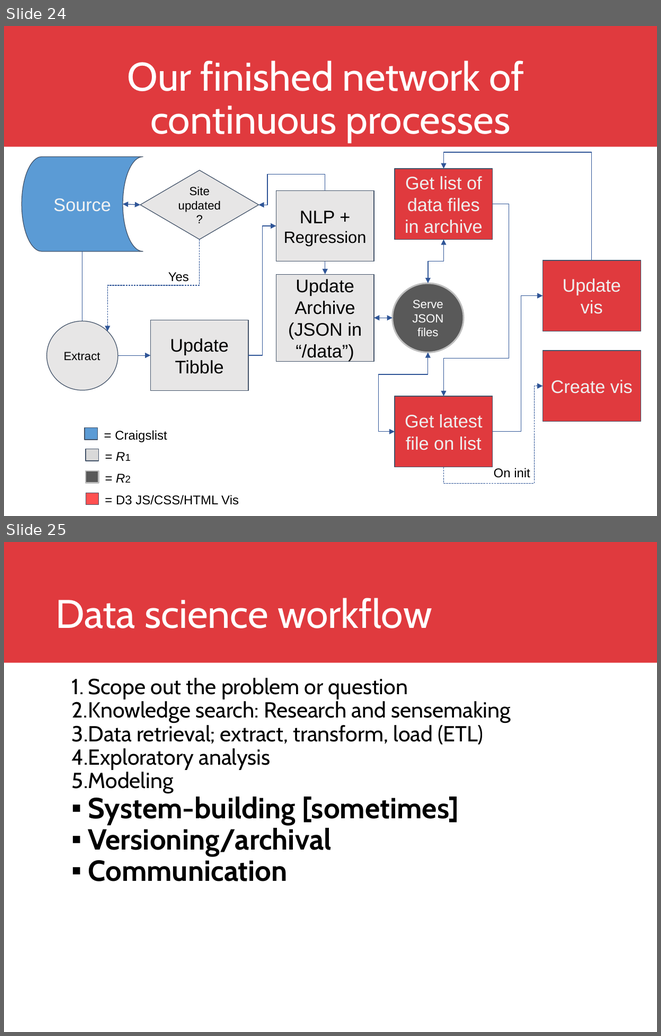
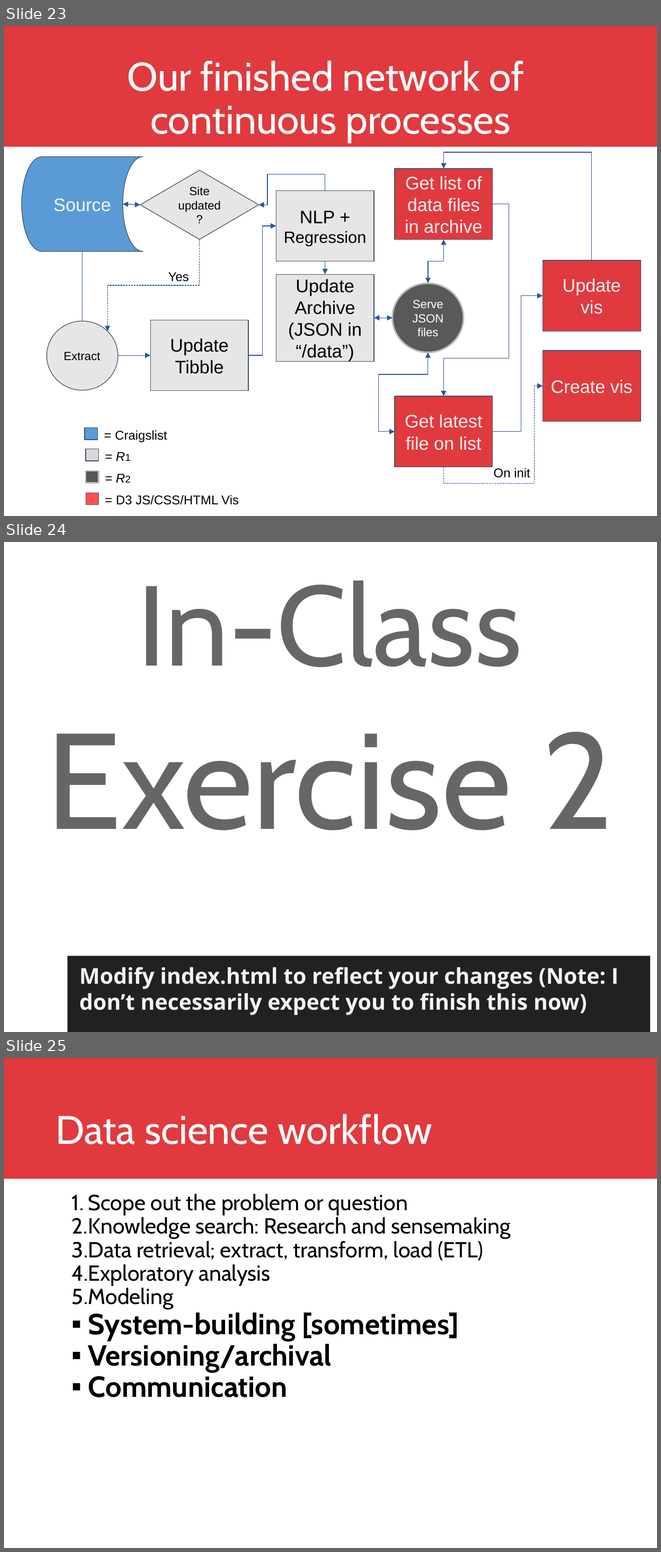
Before and after one commit to DreaJulca/streamvis-lecture, a slide deck: Visual Data Science.pptx. Shown one above the other, each under a label of ours: slides 24 and 25 before the commit, slides 23, 24 and 25 after it. The pictures are 661x1036 and 661x1552 pixels, drawn with LibreOffice and Linux fonts; fonts in the diff are those of the drawing; background and template pictures are left out. Boxes give left, top, right and bottom in pixels: in the first picture for what was removed or moved away, otherwise in the second. Text is boxed around its words. In the diff, an @@ line names an element or a change of style, - is before the commit and + after.

```diff
--- a/Visual Data Science.pptx
+++ b/Visual Data Science.pptx
@@ slide 24 added at (4, 542, 657, 1032), background picture (left out) @@
@@ text added at (46, 580, 614, 830), 150 pt, text #666666 @@
+In-Class Exercise 2
@@ rectangle added at (68, 955, 651, 1032), fill #212121, 24 pt, text #F3F3F3, bold @@
+Modify index.html to reflect your changes (Note: I don’t necessarily expect you to finish this now)
@@ what was slide 24 is now slide 23 @@
```
Also in this commit, not shown: 2 slides changed, 1 slide removed, 9 other files.
